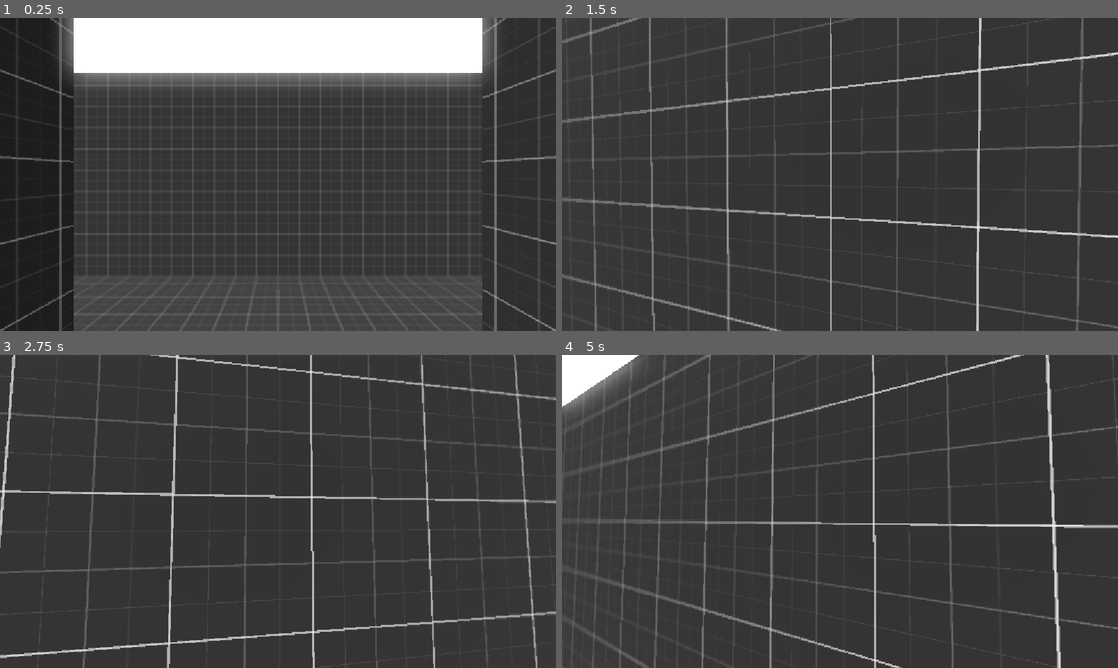
Above: before the commit, frames 1-4 (two rows, left to right).
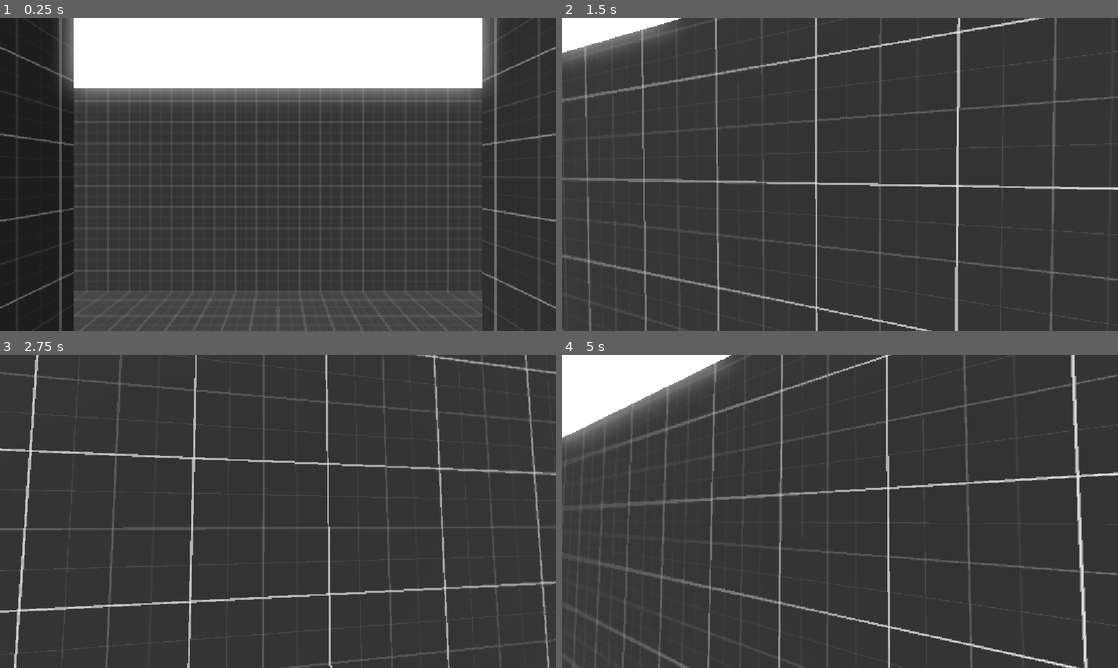
Above: after the commit, the same moments.

Repository: NikolayLobkov/lvl10_gmae
Game: Godot game, scene res://node.tscn
The game is run twice, just before and just after one commit, with the same random seed, the same clock (stepped at 60 frames per second) and the same inputs.
Inputs (mouse positions are in pixels of both pictures, inside the frame that each line leads up to):
- Up to frame 1 (0.25 s): no input
- Up to frame 2 (1.5 s): tap Enter at 0.5 s; move the mouse to (867, 174) at 0.52 s; press the mouse at (867, 174) at 0.53 s; hold W (move_forward) from 0.53 s (still down); tap Space (jump) at 0.77 s; move the mouse to (812, 174) at 1.27 s; release the mouse at (812, 174) at 1.28 s; tap Shift (sprint) at 1.35 s
- Up to frame 3 (2.75 s): keep holding W (move_forward); tap Space (jump) at 1.52 s; move the mouse to (289, 505) at 2.02 s; press the mouse at (289, 505) at 2.03 s
- Up to frame 4 (5 s): keep holding W (move_forward); tap Space (jump) at 2.75, 3.02, 3.77, 4.52 s; move the mouse to (834, 517) at 2.77 s; release the mouse at (834, 517) at 2.78 s; tap Shift (sprint) at 2.85, 4.35 s; move the mouse to (878, 514) at 3.52 s; press the mouse at (878, 514) at 3.53 s; move the mouse to (795, 508) at 4.27 s; release the mouse at (795, 508) at 4.28 s

The runs differ from the first frame. In frame 1, 9.2% of the frame differs, in the area x 0-100%, y 0-100%; in frame 2, 13%; in frame 3, 12%; in frame 4, 15%.

Commit message:
add model eva1

Diff:
--- /dev/null
+++ b/assets/materials/vertex_color.tres
@@ -0,0 +1,6 @@
+[gd_resource type="StandardMaterial3D" format=3 uid="uid://bviv3vb1pdcl5"]
+
+[resource]
+shading_mode = 0
+vertex_color_use_as_albedo = true
+vertex_color_is_srgb = true
--- a/game/gameplay/characters/player/player.tscn
+++ b/game/gameplay/characters/player/player.tscn
@@ -22,7 +22,7 @@
 
 [sub_resource type="Resource" id="Resource_xi2yo"]
 script = ExtResource("3_fqfne")
-default_speed = 20.0
+default_speed = 15.0
 jump_force = 7.0
 metadata/_custom_type_script = "uid://bnviqnup0u4nf"
 
@@ -57,7 +57,7 @@
 metadata/_custom_type_script = "uid://defy8uifcqmof"
 
 [node name="CameraPivot" type="Node3D" parent="." unique_id=149730806]
-transform = Transform3D(1, 0, 0, 0, 1, 0, 0, 0, 1, 0, 4.799999, 0)
+transform = Transform3D(1, 0, 0, 0, 1, 0, 0, 0, 1, 0, 5.5359645, 0)
 
 [node name="Camera3D" type="Camera3D" parent="CameraPivot" unique_id=1046170632]
 
--- a/game/gameplay/characters/test/char.tscn
+++ b/game/gameplay/characters/test/char.tscn
@@ -5,6 +5,7 @@
 [ext_resource type="Script" uid="uid://defy8uifcqmof" path="res://game/gameplay/systems/C_health.gd" id="3_4ky7p"]
 [ext_resource type="Script" uid="uid://d0fxh6284gtvf" path="res://game/gameplay/systems/hitbox.gd" id="4_dlddw"]
 [ext_resource type="PackedScene" uid="uid://ds0mxkn0d6y0s" path="res://tmp/stats_label/stats_label.tscn" id="5_ajfck"]
+[ext_resource type="PackedScene" uid="uid://c1yu32j4vh7pj" path="res://assets/robots/Eva1.glb" id="6_4ky7p"]
 
 [sub_resource type="CapsuleShape3D" id="CapsuleShape3D_wntmd"]
 radius = 1.5
@@ -30,6 +31,7 @@
 
 [node name="CollisionShape3D" type="CollisionShape3D" parent="." unique_id=708127267]
 transform = Transform3D(1, 0, 0, 0, 1, 0, 0, 0, 1, 0, 3, 0)
+visible = false
 shape = SubResource("CapsuleShape3D_wntmd")
 debug_color = Color(0.9960373, 0, 0.20279518, 0.41960785)
 
@@ -59,3 +61,63 @@
 [node name="StatsLabel" parent="." unique_id=88703950 node_paths=PackedStringArray("health_comp") instance=ExtResource("5_ajfck")]
 transform = Transform3D(1, 0, 0, 0, 1, 0, 0, 0, 1, 0, 7, 0)
 health_comp = NodePath("../HealthComponent")
+
+[node name="Eva12" parent="." unique_id=1059961078 instance=ExtResource("6_4ky7p")]
+
+[node name="Skeleton3D" parent="Eva12/Armature" parent_id_path=PackedInt32Array(1059961078, 2135788436) index="0" unique_id=746838155]
+bones/0/position = Vector3(0.5321956, 1.8208656, 2.2424805)
+bones/1/position = Vector3(0.45065737, 0.057776246, 2.0606582)
+bones/1/rotation = Quaternion(-0.011635647, 0.9946942, -0.0011956127, -0.10220907)
+bones/2/position = Vector3(-0.52076435, 0.05219467, -1.5692884)
+bones/2/rotation = Quaternion(0.008270955, 0.70705837, 0.7070584, -0.008270954)
+bones/3/position = Vector3(0.26375422, 2.9498174, 0.94407976)
+bones/4/rotation = Quaternion(0.11136627, 0, -2.472828e-17, 0.9937794)
+bones/6/position = Vector3(0, 2.4039204, 0)
+bones/7/rotation = Quaternion(-0.05692654, 1.1901598e-07, 6.786177e-09, 0.99837846)
+bones/8/rotation = Quaternion(-0.016318753, 1.5791538e-14, 2.1649823e-16, 0.99986684)
+bones/9/rotation = Quaternion(0.17628986, -3.1286771e-15, -6.6478523e-16, 0.98433834)
+bones/10/rotation = Quaternion(0.33111066, -1.1859513e-16, -1.1852697e-16, 0.94359195)
+bones/13/rotation = Quaternion(0.7908842, -0.010037637, 0.31186366, 0.5264433)
+bones/14/rotation = Quaternion(-0.21693908, 0.20004873, -0.22277671, 0.9291332)
+bones/15/rotation = Quaternion(0.20504263, -0.75923944, 0.41917357, 0.4536591)
+bones/16/rotation = Quaternion(0.056860298, -0.0033512858, 0.019159121, 0.99819267)
+bones/19/rotation = Quaternion(0.17623214, -0.823527, 0.33099017, 0.42566538)
+bones/20/rotation = Quaternion(0.08673063, 0.030649723, -0.007917008, 0.99572873)
+bones/23/rotation = Quaternion(0.13681473, -0.88356704, 0.24763255, 0.37318793)
+bones/24/rotation = Quaternion(0.11355207, 0.06443195, -0.029126624, 0.99101263)
+bones/27/rotation = Quaternion(-0.034836005, -0.963788, 0.2615251, 0.03877988)
+bones/28/rotation = Quaternion(0.010903629, -0.08861198, 0.21445447, 0.97264504)
+bones/30/rotation = Quaternion(0.20766973, -0.7149637, 0.50410765, 0.4376937)
+bones/31/rotation = Quaternion(0.0691399, 0.011164565, 0.005256965, 0.99753064)
+bones/34/rotation = Quaternion(0.88207406, -0.043556128, -0.41115373, 0.22583377)
+bones/35/rotation = Quaternion(-0.7096621, 0.4315749, -0.241778, 0.5016636)
+bones/36/rotation = Quaternion(0.00905459, -0.50961316, 0.38814095, 0.7678275)
+bones/37/rotation = Quaternion(0.21970145, 0.05459766, -0.42445254, 0.8766929)
+bones/38/rotation = Quaternion(0.1529478, 0.11459616, -0.38507545, 0.90287966)
+bones/39/rotation = Quaternion(0.48402318, 0.04348781, -0.499069, 0.71746814)
+bones/40/rotation = Quaternion(-0.037504617, -0.51642275, 0.32326233, 0.79208744)
+bones/41/rotation = Quaternion(0.21525294, 0.10255721, -0.3534713, 0.9045475)
+bones/42/rotation = Quaternion(0.16347027, -0.00737636, -0.42119864, 0.89208454)
+bones/43/rotation = Quaternion(0.40653858, 0.095164284, -0.502108, 0.75733596)
+bones/44/rotation = Quaternion(-0.044444486, -0.5429631, 0.23189548, 0.80587864)
+bones/45/rotation = Quaternion(0.13452373, -0.08111988, -0.26980603, 0.95001453)
+bones/46/rotation = Quaternion(0.24153763, 0.19303629, -0.68741965, 0.6571536)
+bones/47/rotation = Quaternion(0.2898176, 0.18805657, -0.39314798, 0.8521004)
+bones/48/rotation = Quaternion(0.21381111, -0.5278185, 0.106440395, 0.81508464)
+bones/49/rotation = Quaternion(0.08829919, -0.021904845, 0.0569848, 0.99422145)
+bones/50/rotation = Quaternion(0.081926085, -0.089517556, 0.07695557, 0.9896224)
+bones/51/rotation = Quaternion(0.09116512, -0.47754353, 0.41626784, 0.76835036)
+bones/52/rotation = Quaternion(0.095246606, -0.062897615, -0.32351366, 0.939314)
+bones/53/rotation = Quaternion(0.17059152, 0.10685779, -0.53236735, 0.8222317)
+bones/54/rotation = Quaternion(0.44273898, 0.006901473, -0.5152973, 0.7337597)
+bones/55/rotation = Quaternion(0.63602763, 0.087568454, 0.035646304, 0.7658526)
+bones/56/rotation = Quaternion(0.7975902, 0.011894537, 0.0910065, 0.59617645)
+bones/57/rotation = Quaternion(0.018433398, 0.7193644, -0.69237846, 0.052793507)
+bones/58/rotation = Quaternion(0.98593223, -0.0406765, 0.035462018, 0.15819493)
+bones/59/rotation = Quaternion(0.6382441, -0.004345677, 0.048066676, 0.7683197)
+bones/60/rotation = Quaternion(0.1316768, 0.9065321, -0.33250314, -0.22428226)
+
+[node name="AnimationPlayer" parent="Eva12" index="1" unique_id=1243615729]
+autoplay = &"Walk"
+
+[editable path="Eva12"]
Binary file added: assets/robots/Eva1.glb
Not shown, added: assets/robots/Eva1.glb.import
